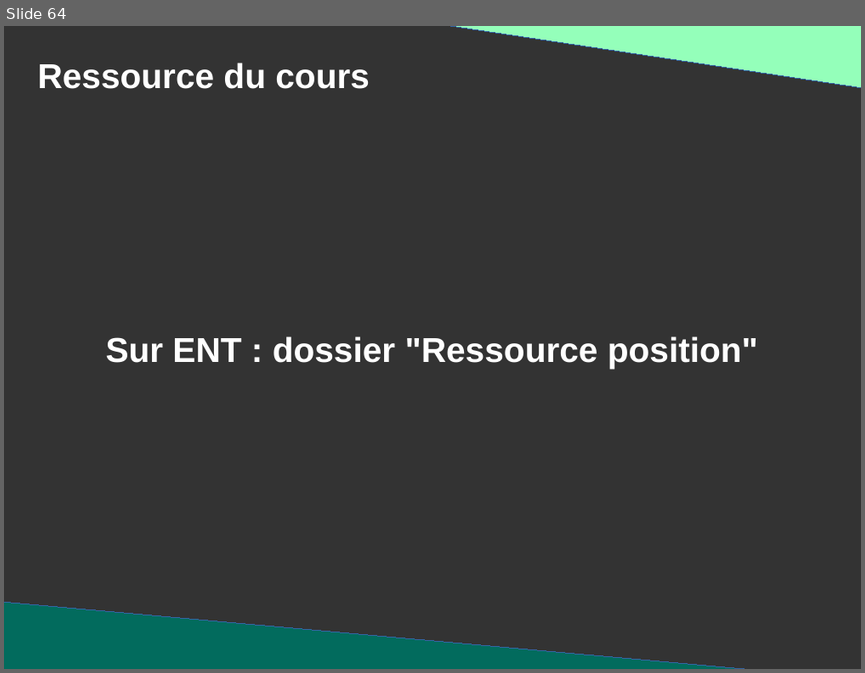
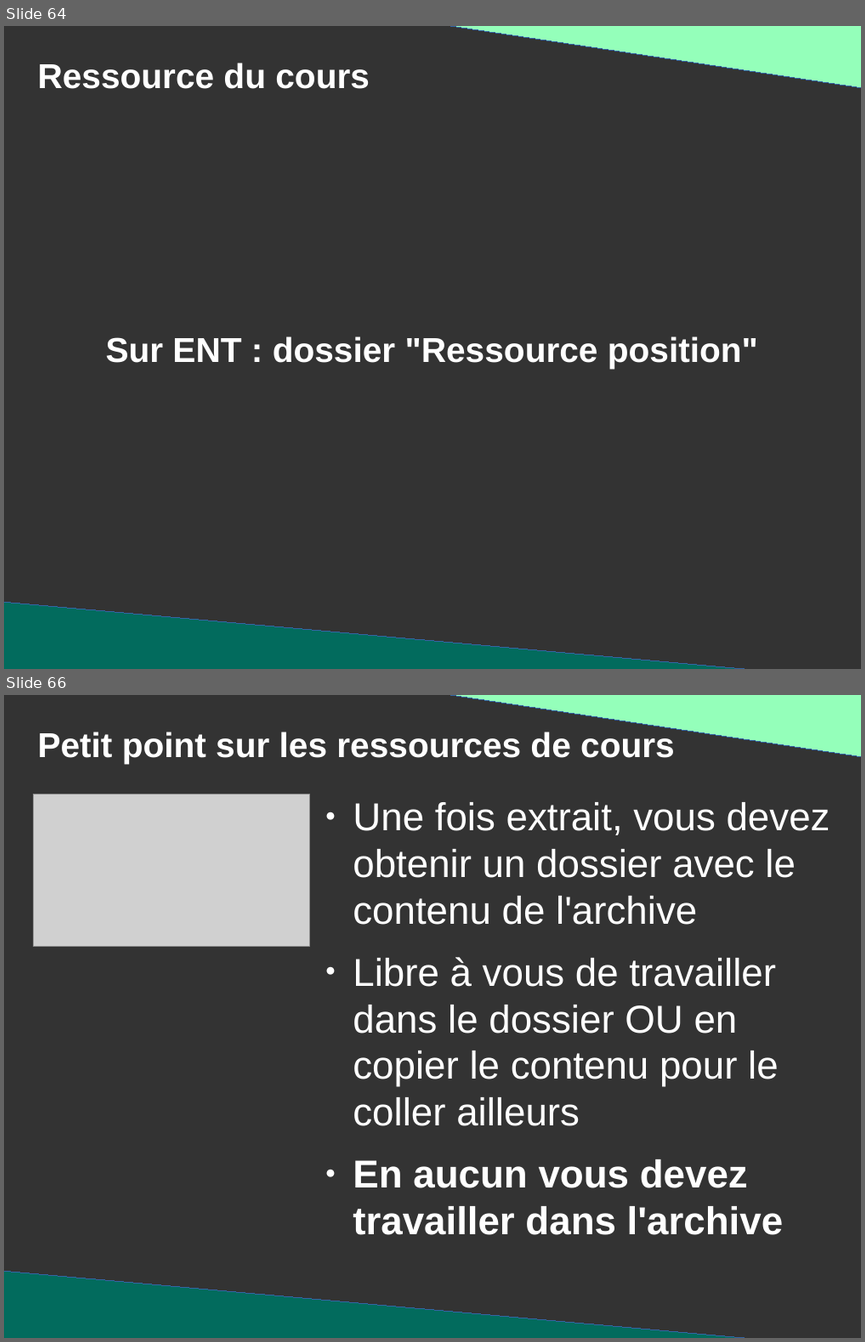
Before and after one commit to DanYellow/presentations, a slide deck: mmi/html/travaux-pratiques/numero-2/presentation.odp. Shown one above the other, each under a label of ours: slide 64 before the commit, slides 64 and 66 after it; the slides between them are not shown. The pictures are 865x673 and 865x1342 pixels, drawn with LibreOffice and Linux fonts; fonts in the diff are those of the drawing; grey boxes stand for pictures. Boxes give left, top, right and bottom in pixels: in the first picture for what was removed or moved away, otherwise in the second. Text is boxed around its words. In the diff, an @@ line names an element or a change of style, - is before the commit and + after.

```diff
--- a/mmi/html/travaux-pratiques/numero-2/presentation.odp
+++ b/mmi/html/travaux-pratiques/numero-2/presentation.odp
@@ slide 66 added at <box>4,695,861,1338</box>, background #333333 @@
@@ right triangle added at <box>420,695,861,757</box>, fill #94FFBA, outline #3465A4 0 pt @@
@@ title added at <box>38,732,675,764</box>, 32 pt, text #FFFFFF, bold @@
+Petit point sur les ressources de cours
@@ picture added at <box>34,794,310,946</box> @@
@@ text added at <box>352,802,830,1235</box>, 36 pt, text #FFFFFF @@
+● Une fois extrait, vous devez obtenir un dossier avec le contenu de l'archive
+● Libre à vous de travailler dans le dossier OU en copier le contenu pour le coller ailleurs
+● En aucun vous devez travailler dans l'archive
@@ right triangle added at <box>4,1270,805,1338</box>, fill #026B5D, outline #3465A4 0 pt @@
```
Also in this commit, not shown: 1 slide changed, 1 other slide added, 3 other files.
